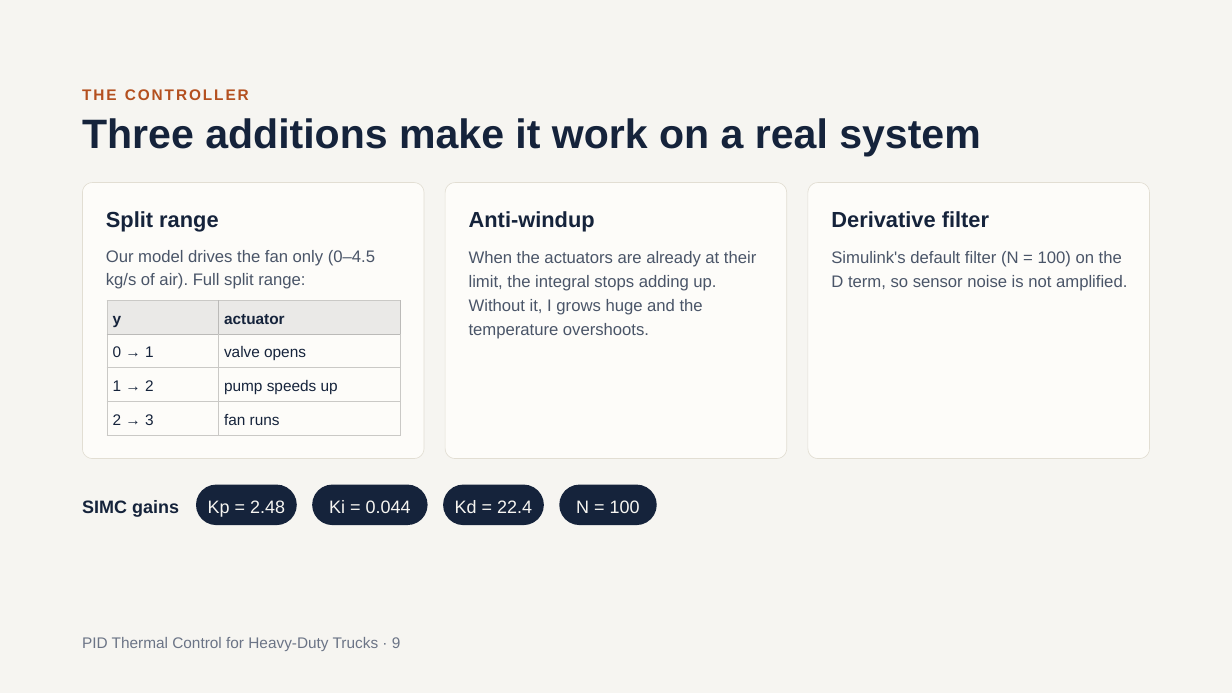
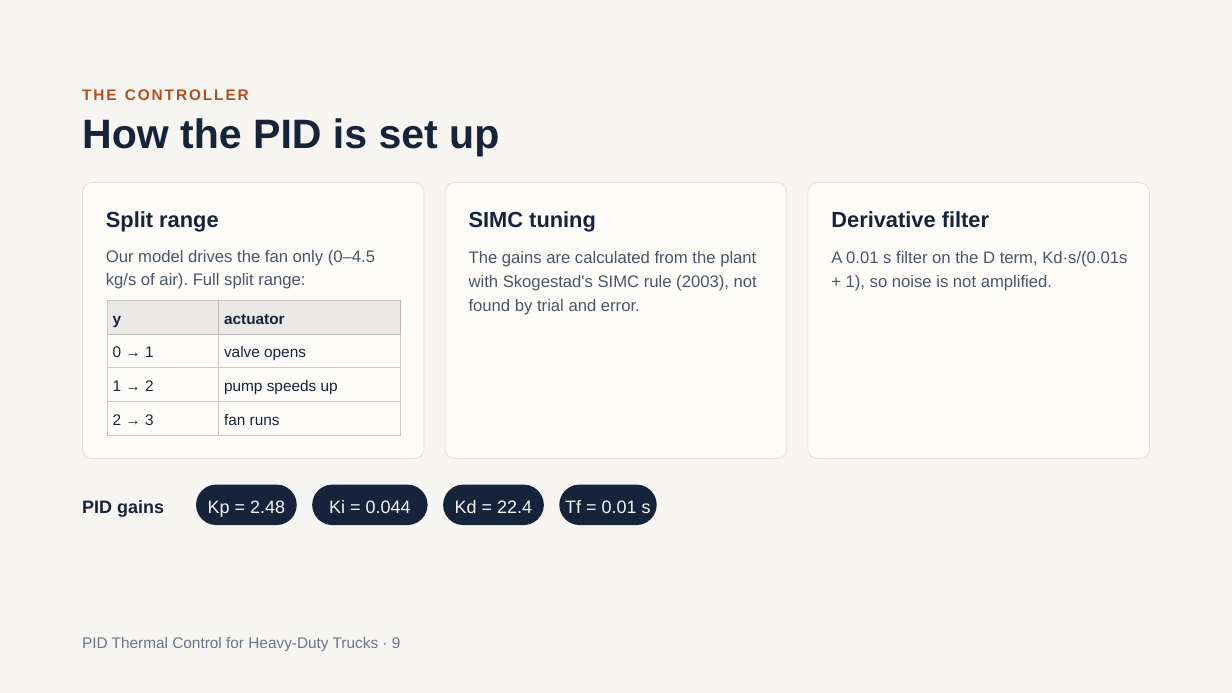
Before and after one commit to SushanthBibi/PID-Cooling-matlab, a slide deck: slide 9 of PID_Thermal_Control_for_Heavy-Duty_Trucks_v2.pptx. Drawn at 1232x693 pixels with LibreOffice and Linux fonts; fonts in the diff are those of the drawing. Boxes give left, top, right and bottom in pixels: in the first picture for what was removed or moved away, otherwise in the second. Text is boxed around its words. In the diff, an @@ line names an element or a change of style, - is before the commit and + after.

```diff
--- a/PID_Thermal_Control_for_Heavy-Duty_Trucks_v2.pptx
+++ b/PID_Thermal_Control_for_Heavy-Duty_Trucks_v2.pptx
@@ title at box(82, 118, 499, 156): text changed @@
-Three additions make it work on a real system
+How the PID is set up
@@ text at box(469, 211, 596, 232): text changed @@
-Anti-windup
+SIMC tuning
@@ text at box(469, 251, 757, 315): text changed @@
-When the actuators are already at their limit, the integral stops adding up. Without it, I grows huge and the temperature overshoots.
+The gains are calculated from the plant with Skogestad's SIMC rule (2003), not found by trial and error.
@@ text at box(831, 251, 1127, 291): text changed @@
-Simulink's default filter (N = 100) on the D term, so sensor noise is not amplified.
+A 0.01 s filter on the D term, Kd·s/(0.01s + 1), so noise is not amplified.
@@ text at box(82, 500, 164, 517): text changed @@
-SIMC gains
+PID gains
@@ text in rounded rectangle at box(565, 500, 651, 513): text changed @@
-N = 100
+Tf = 0.01 s
```
Also in this commit, not shown: 8 other slides changed, 1 slide removed.
